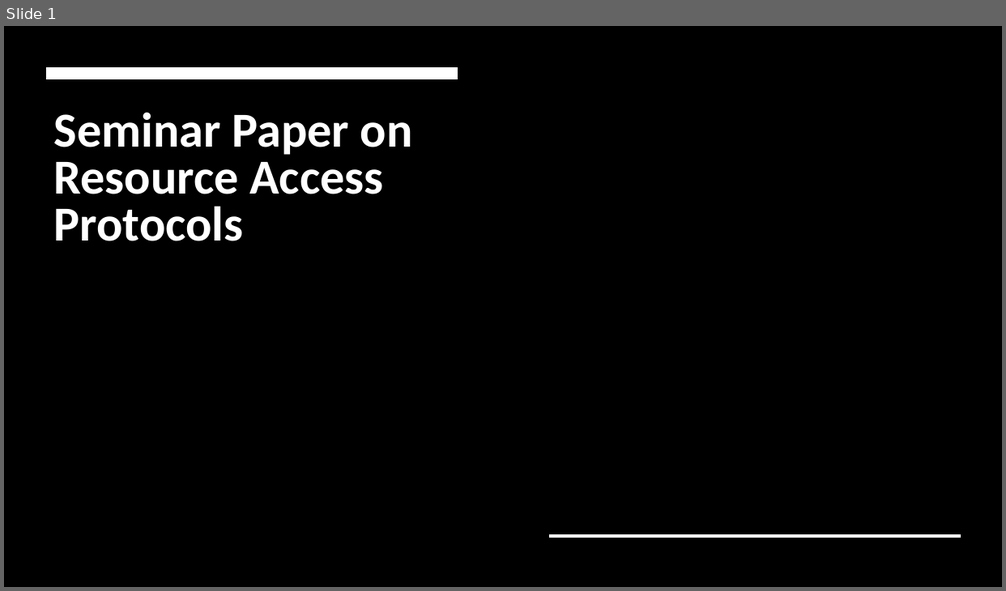
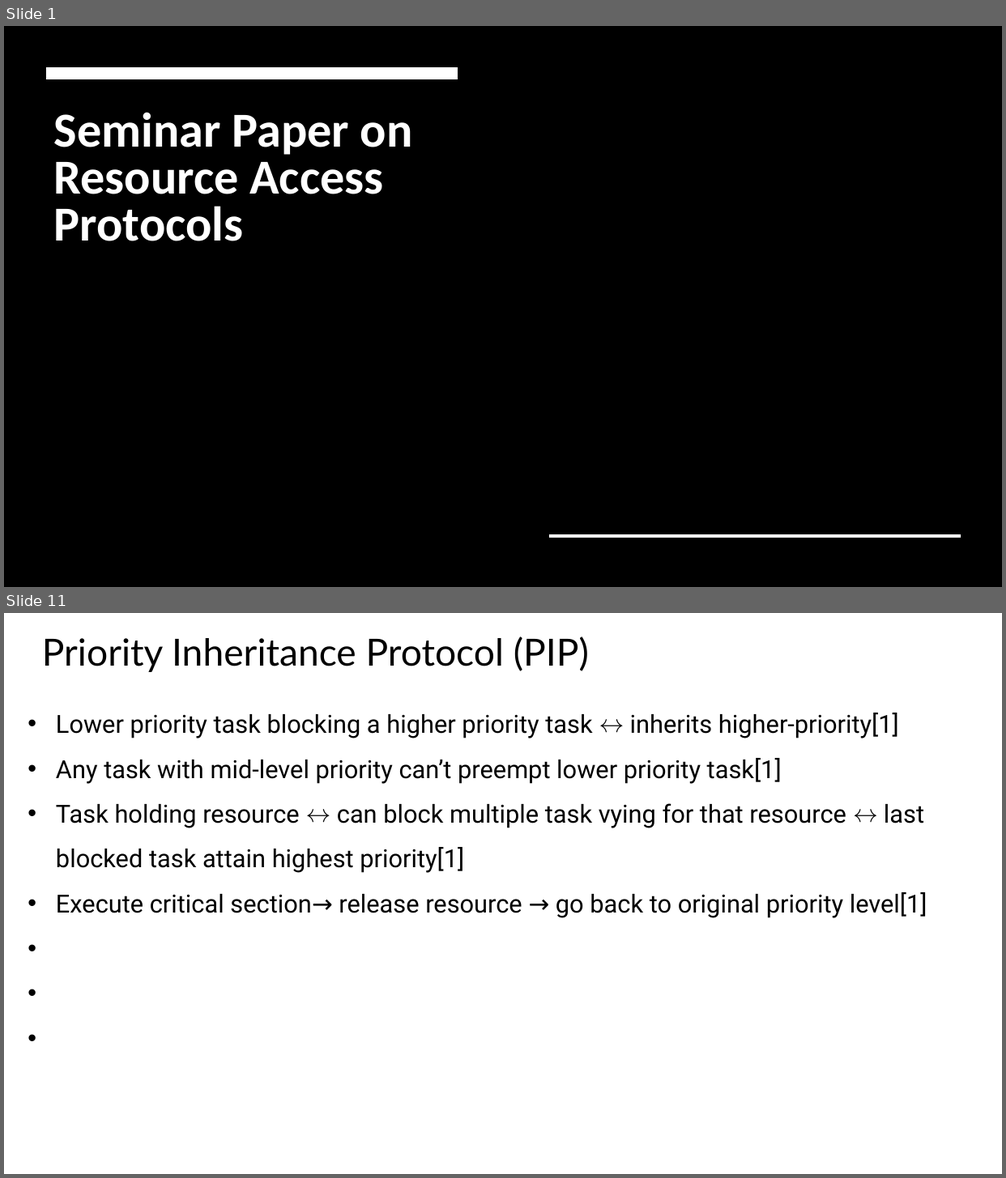
Before and after one commit to raihan4hshl/RTS_seminar, a slide deck: Seminar Paper on Resource Access Protocols.odp. Shown one above the other, each under a label of ours: slide 1 before the commit, slides 1 and 11 after it; the slides between them are not shown. The pictures are 1006x591 and 1006x1178 pixels, drawn with LibreOffice and Linux fonts; fonts in the diff are those of the drawing; background and template pictures are left out. Boxes give left, top, right and bottom in pixels: in the first picture for what was removed or moved away, otherwise in the second. Text is boxed around its words. In the diff, an @@ line names an element or a change of style, - is before the commit and + after.

```diff
--- a/Seminar Paper on Resource Access Protocols.odp
+++ b/Seminar Paper on Resource Access Protocols.odp
@@ slide 11 added at bbox=[4, 613, 1002, 1174], background #FFFFFF @@
@@ text added at bbox=[42, 636, 589, 672], 36 pt, text #000000 @@
+Priority Inheritance Protocol (PIP)
@@ text added at bbox=[56, 713, 927, 918], 24 pt, text #000000 @@
+• Lower priority task blocking a higher priority task ↔ inherits higher-priority[1]
+• Any task with mid-level priority can’t preempt lower priority task[1]
+• Task holding resource ↔ can block multiple task vying for that resource ↔ last blocked task attain highest priority[1]
+• Execute critical section→ release resource → go back to original priority level[1]
```
Also in this commit, not shown: 5 slides changed, 12 other slides added.
